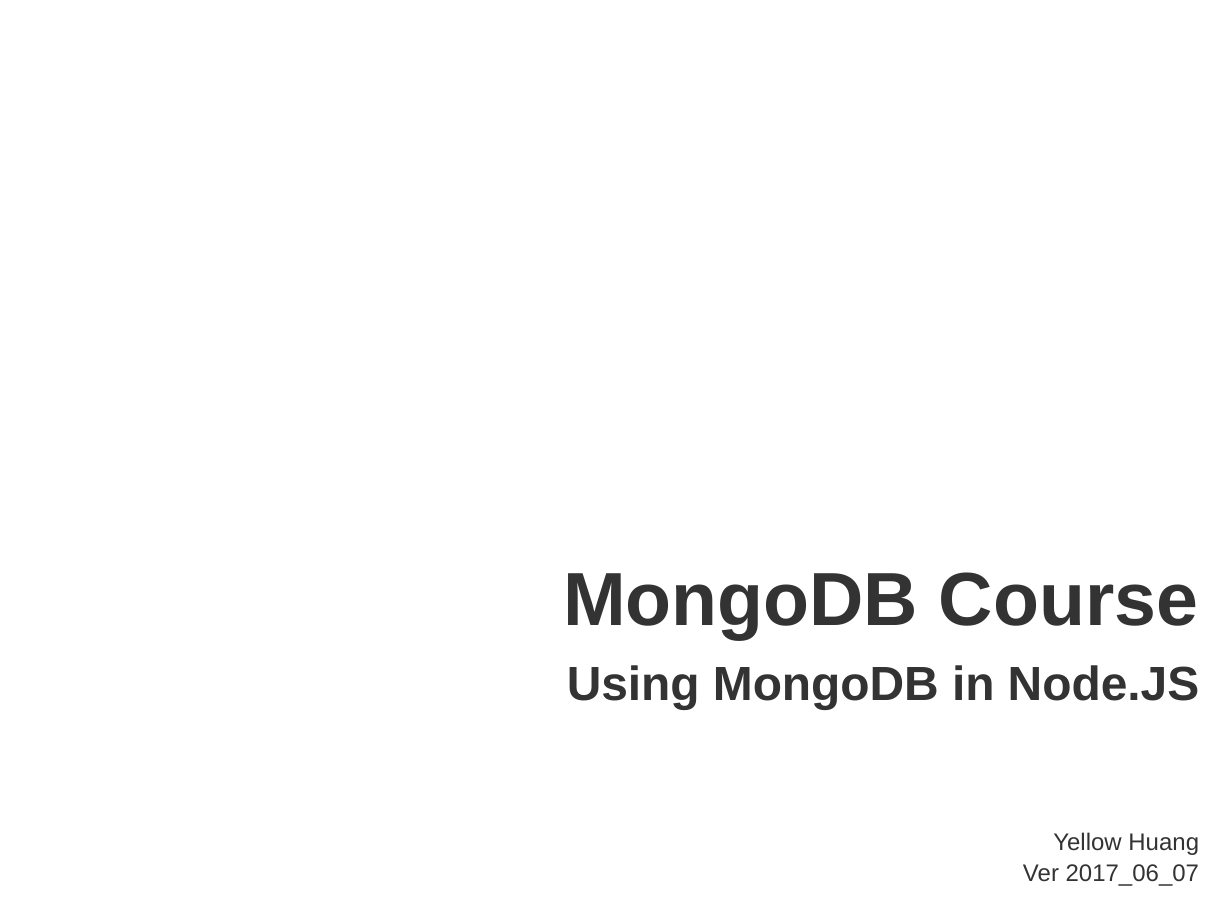
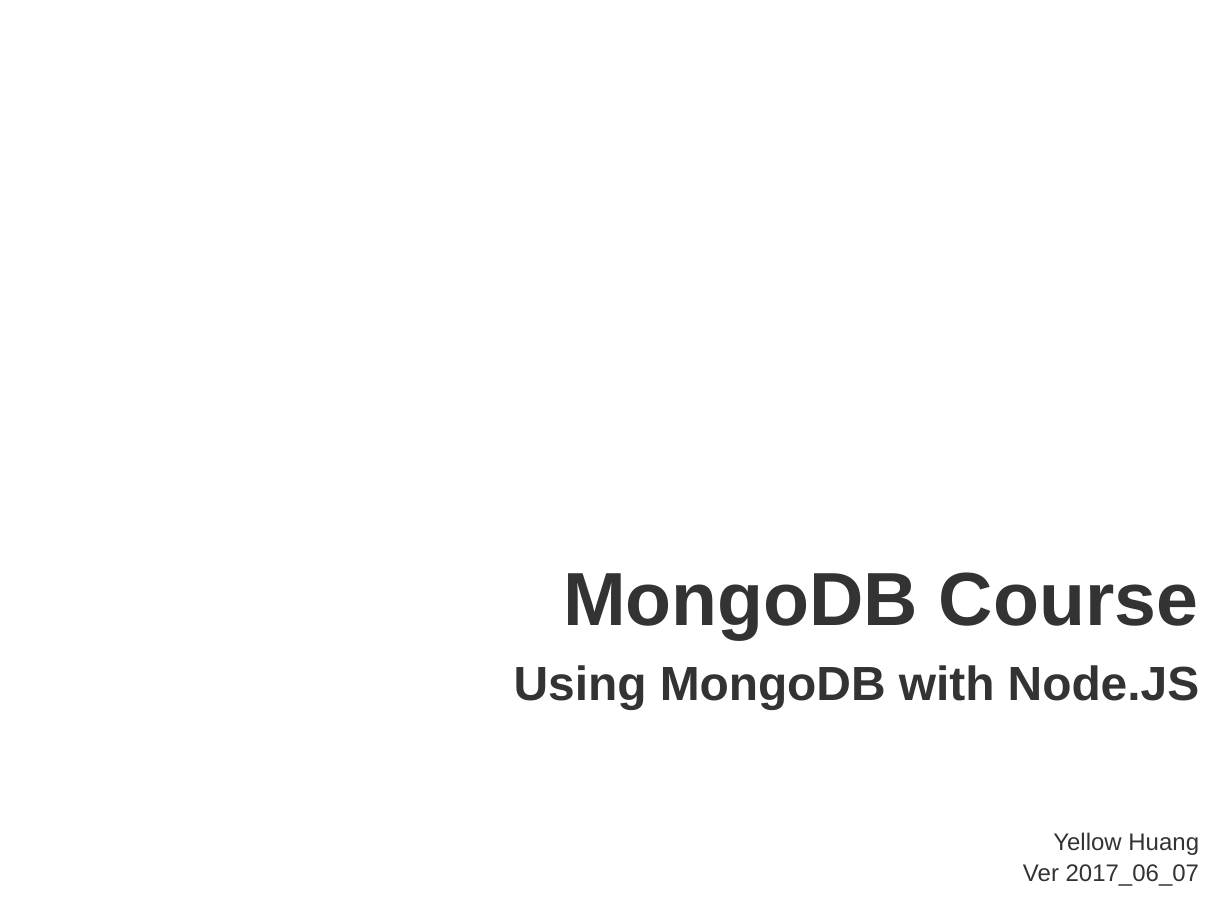
Before and after one commit to WenhaoXu/full-stack-web-course, a slide deck: slide 1 of db/mongodb/2017/materials/MongoDB_CH5_Using_in_nodeJS.pptx. Drawn at 1232x924 pixels with LibreOffice and Linux fonts; fonts in the diff are those of the drawing; background and template pictures are left out. Boxes give left, top, right and bottom in pixels: in the first picture for what was removed or moved away, otherwise in the second. Text is boxed around its words. In the diff, an @@ line names an element or a change of style, - is before the commit and + after.

```diff
--- a/db/mongodb/2017/materials/MongoDB_CH5_Using_in_nodeJS.pptx
+++ b/db/mongodb/2017/materials/MongoDB_CH5_Using_in_nodeJS.pptx
@@ text at (514,665,1199,709): text changed @@
-Using MongoDB in Node.JS
+Using MongoDB with Node.JS
```
Also in this commit, not shown: 1 other slide changed, 12 slides added, 12 other files.
